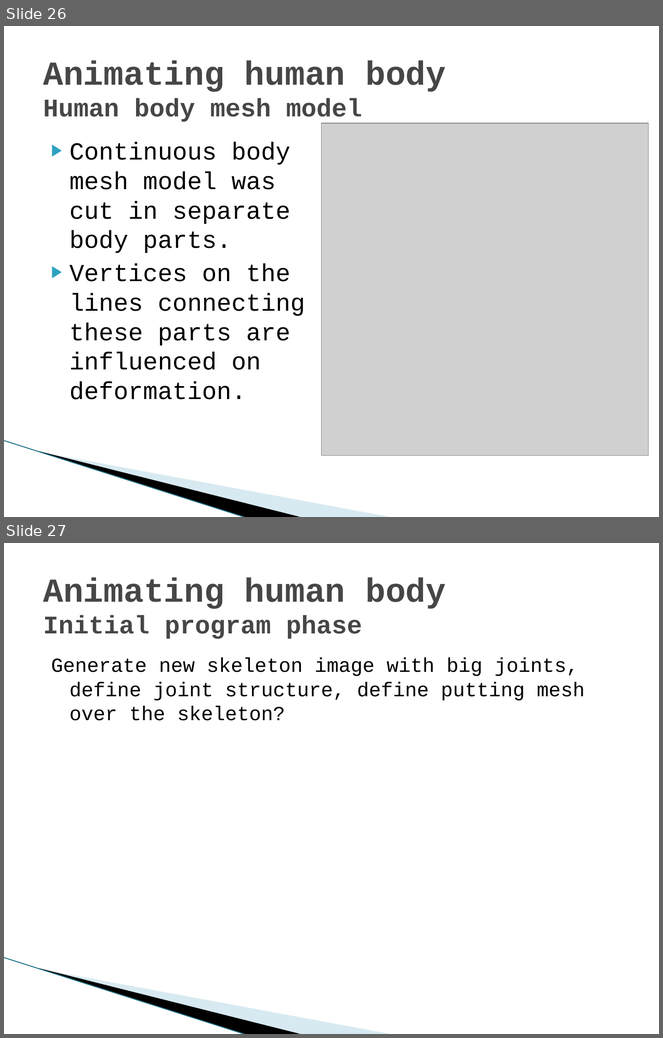
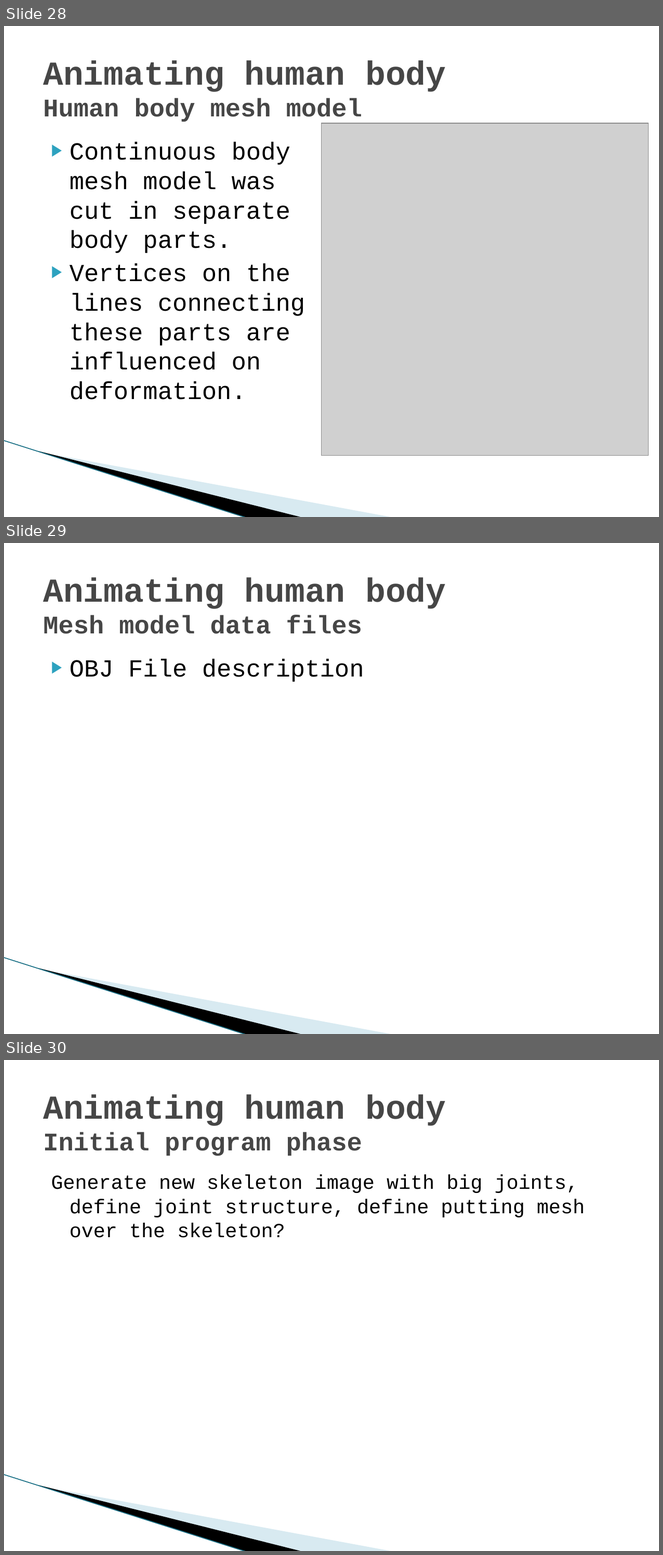
Before and after one commit to hobama/cvg01, a slide deck: docs/Presentation/Presentation.pptx. Shown one above the other, each under a label of ours: slides 26 and 27 before the commit, slides 28, 29 and 30 after it. The pictures are 663x1038 and 663x1555 pixels, drawn with LibreOffice and Linux fonts; fonts in the diff are those of the drawing; grey boxes stand for pictures; background and template pictures are left out. Boxes give left, top, right and bottom in pixels: in the first picture for what was removed or moved away, otherwise in the second. Text is boxed around its words. In the diff, an @@ line names an element or a change of style, - is before the commit and + after.

```diff
--- a/docs/Presentation/Presentation.pptx
+++ b/docs/Presentation/Presentation.pptx
@@ slide 29 added at bbox=[4, 543, 659, 1034], background #FFFFFF; not listed: 3 template elements that a slide beside it also shows @@
@@ title added at bbox=[43, 577, 446, 634], 36.9 pt, text #464646, bold @@
+Animating human body
+Mesh model data files
@@ text added at bbox=[70, 659, 364, 682], 27 pt, text #000000 @@
+▶ OBJ File description
@@ what was slide 26 is now slide 28 @@
@@ what was slide 27 is now slide 30 @@
```
Also in this commit, not shown: 1 slide changed, 2 other slides added.
